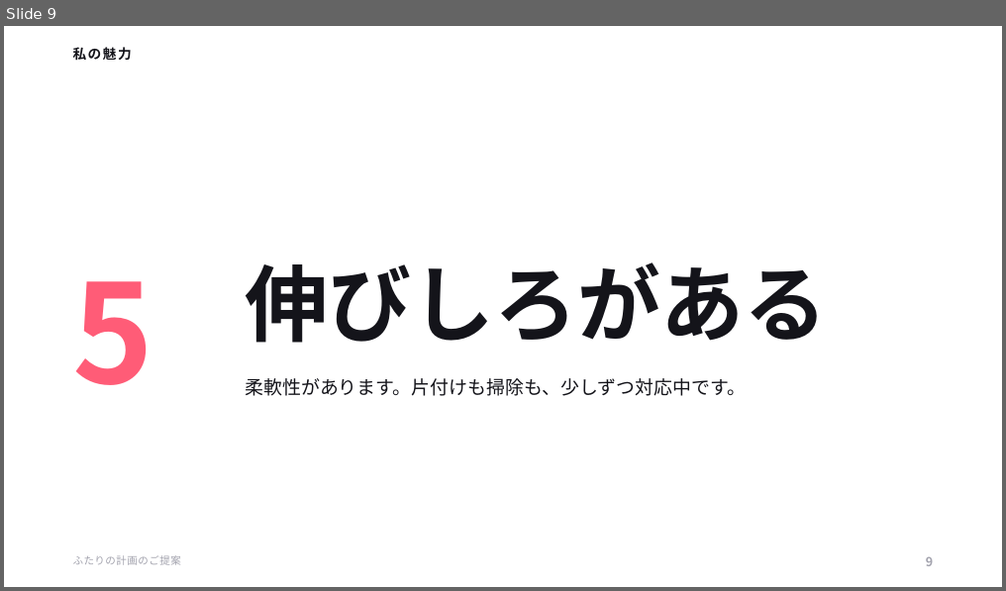
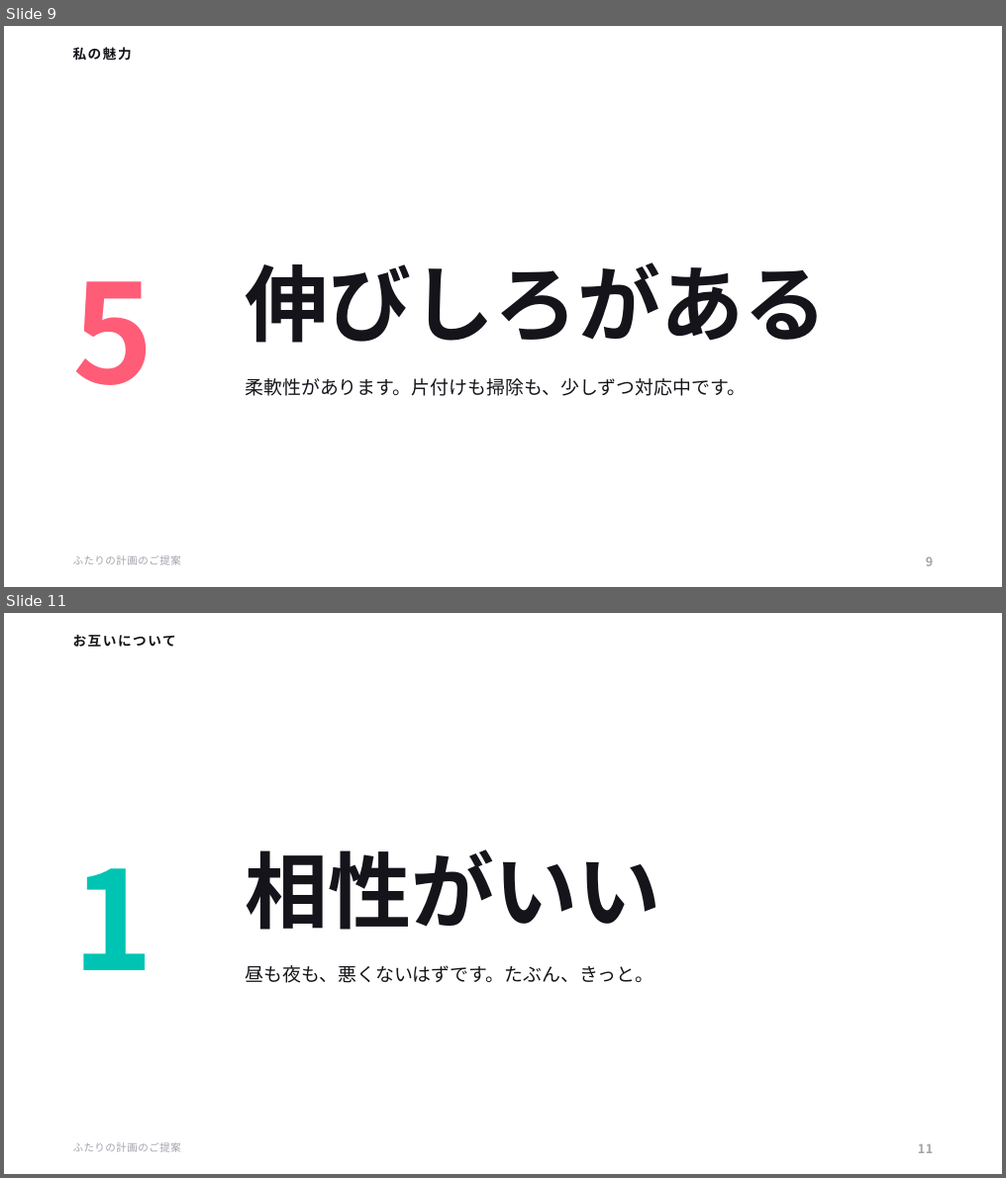
Before and after one commit to ayaka1933-glitch/portfolio, a slide deck: proposal/ふたりの計画のご提案.pptx. Shown one above the other, each under a label of ours: slide 9 before the commit, slides 9 and 11 after it; the slides between them are not shown. The pictures are 1006x591 and 1006x1178 pixels, drawn with LibreOffice and Linux fonts; fonts in the diff are those of the drawing. Boxes give left, top, right and bottom in pixels: in the first picture for what was removed or moved away, otherwise in the second. Text is boxed around its words. In the diff, an @@ line names an element or a change of style, - is before the commit and + after.

```diff
--- a/proposal/ふたりの計画のご提案.pptx
+++ b/proposal/ふたりの計画のご提案.pptx
@@ slide 11 added at <box>4,613,1002,1174</box>, background #FFFFFF @@
@@ text added at <box>73,635,175,647</box>, 13 pt, text #14141A, bold @@
+お互いについて
@@ text added at <box>245,850,660,930</box>, 80 pt, text #14141A, bold @@
+相性がいい
@@ text added at <box>73,868,154,970</box>, 132 pt, text #00C4B3, bold @@
+1
@@ text added at <box>245,965,653,983</box>, 18 pt, text #14141A @@
+昼も夜も、悪くないはずです。たぶん、きっと。
@@ text added at <box>73,1143,181,1153</box>, 10 pt, text #A3A3AE @@
+ふたりの計画のご提案
@@ text added at <box>918,1145,933,1154</box>, 12 pt, text #A3A3AE, bold @@
+11
```
Also in this commit, not shown: 10 slides changed, 3 other slides added, 4 other files.
